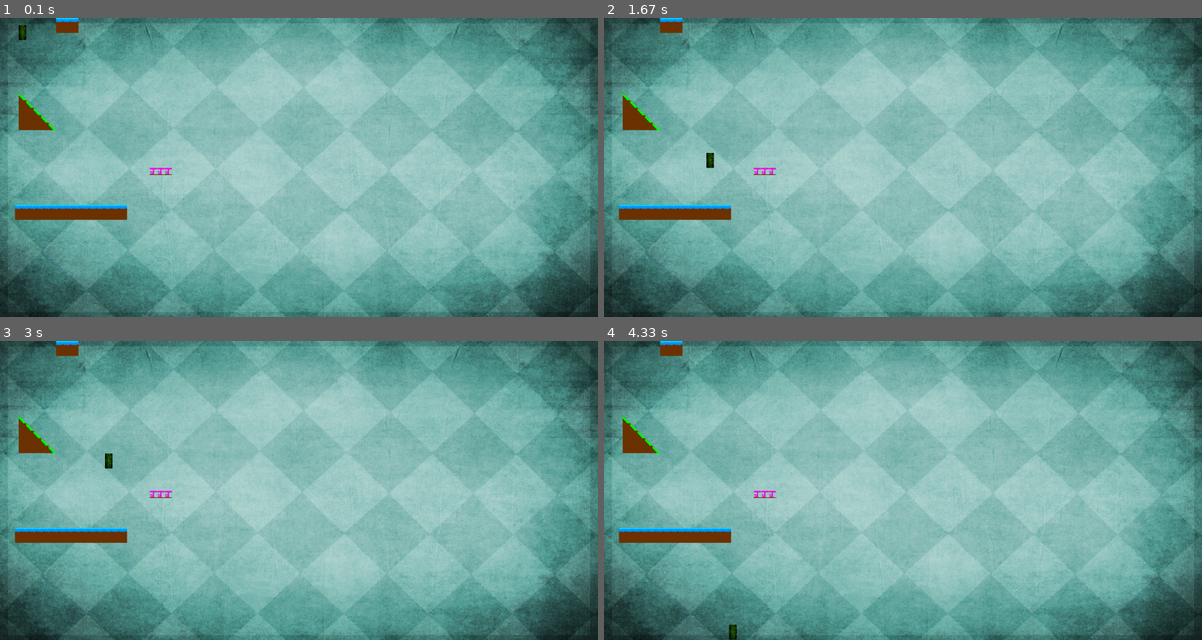
Above: before the commit, frames 1-4 (two rows, left to right).
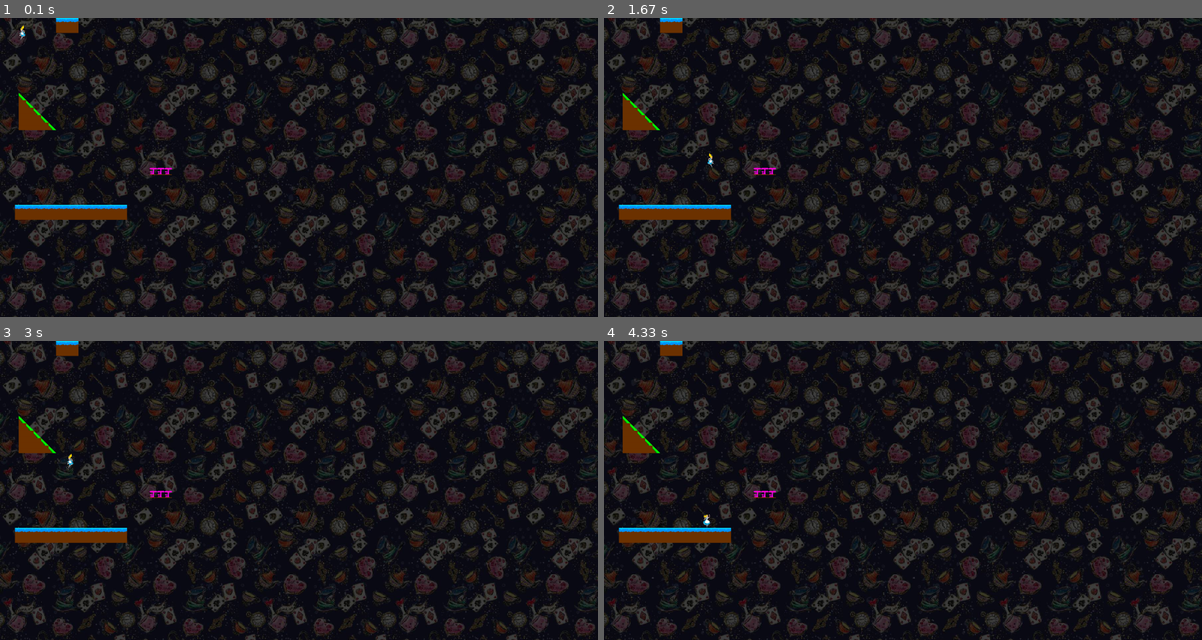
Above: after the commit, the same moments.

Repository: bouleaulama30/platformer_pygame
Game: pygame game, started from platformer_main.py
Two runs of this game, one before a commit and one after it. Both use one fixed random seed, a clock stepped at 60 frames per second and the inputs below.
Inputs:
- Up to frame 1 (0.1 s): no input
- Up to frame 2 (1.67 s): hold Right 0.33-0.8 s; hold Up 0.83-1.13 s; hold Right 1.17-1.63 s
- Up to frame 3 (3 s): hold Left 1.67-2.2 s; hold Left 2.23-2.63 s; hold Up from 2.67 s (still down)
- Up to frame 4 (4.33 s): release Up at 3.03 s; hold Right 3.07-3.7 s; hold Left 3.73-4.2 s; hold Right from 4.23 s (still down)

The runs differ from the first frame. In frame 1, 98% of the frame differs, in the area x 0-100%, y 0-100%; in frame 2, 98%; in frame 3, 98%; in frame 4, 98%.

Commit message:
new backgrounds

Diff:
--- a/constante.py
+++ b/constante.py
@@ -57,4 +57,6 @@
 bg_play1 = pygame.transform.scale(pygame.image.load("SpritesBackground/background_sombre.jpg"), (largeur_fenetre, hauteur_fenetre))
 bg_play2 = pygame.transform.scale(pygame.image.load("SpritesBackground/background_key.jpg"), (largeur_fenetre, hauteur_fenetre))
 bg_play3 = pygame.transform.scale(pygame.image.load("SpritesBackground/background_tiles.jpg"), (largeur_fenetre, hauteur_fenetre))
+bg_play4 = pygame.transform.scale(pygame.image.load("SpritesBackground/background_cartesEtThe.jpg"), (largeur_fenetre, hauteur_fenetre))
+bg_play5 = pygame.transform.scale(pygame.image.load("SpritesBackground/background_hearts.jpg"), (largeur_fenetre, hauteur_fenetre))
 bg_fall = pygame.transform.scale(pygame.image.load("SpritesBackground/background_circular.jpg"), (largeur_fenetre, hauteur_fenetre))
--- a/platformer_main.py
+++ b/platformer_main.py
@@ -15,13 +15,13 @@
 
 
 display = pygame.display.set_mode((largeur_fenetre, hauteur_fenetre)) # crée une surface pour la fenêtre (largeur, hauteur) de la fenetre
-background = bg_play3
+background = bg_play4
 
 
 last_time = pygame.time.get_ticks() # Pour le comptage du temps (get_ticks() renvoie le temps actuel en millisecondes)
 
 
-player= Player(50,10,300, "persoTest") #initialisation du joueur
+player= Player(50,10,300, "A") #initialisation du joueur
 
 jump_count=0 #initialisation compteur de frame pour faire condition sur le jump
 vel=800 #vitesse pour le jump arbitraire
Binary file added: SpritesBackground/background_cartesEtThe.jpg
Binary file added: SpritesBackground/background_hearts.jpg
